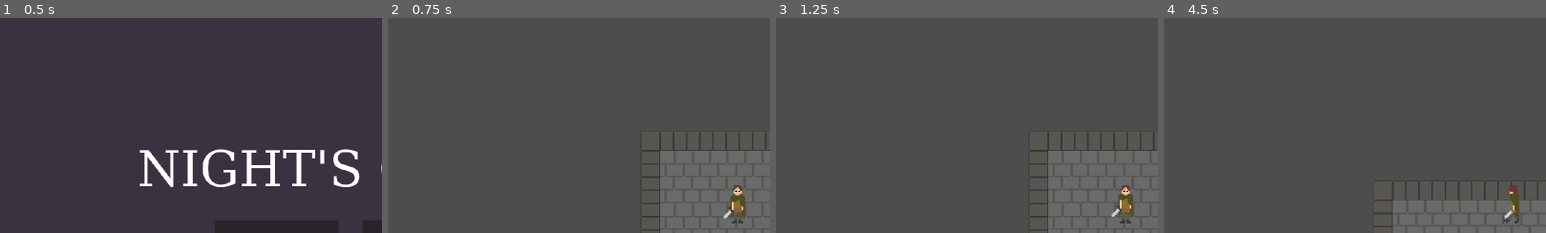
Above: before the commit, frames 1-4 (left to right).
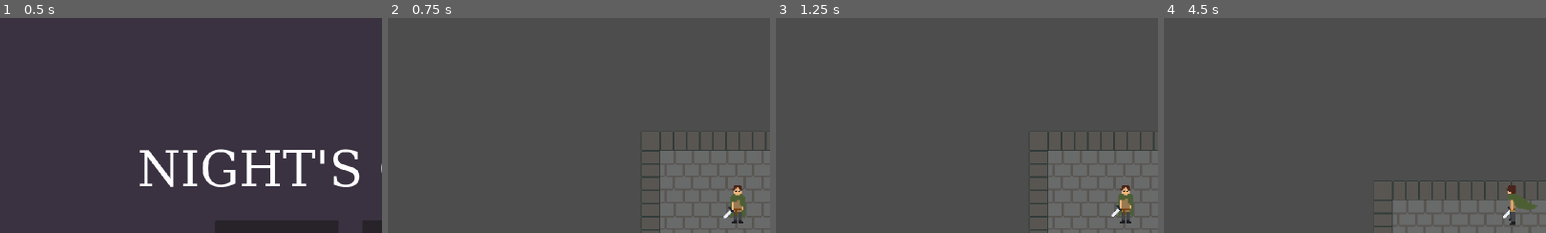
Above: after the commit, the same moments.

Repository: Theodore-Rett/night-quest
Game: Godot game, scene res://Levels/StartScreen.tscn
The game is run twice, just before and just after one commit, with the same random seed, the same clock (stepped at 60 frames per second) and the same inputs.
Inputs:
- Up to frame 1 (0.5 s): no input
- Up to frame 2 (0.75 s): click "NEW GAME" at 0.5 s
- Up to frame 3 (1.25 s): no input
- Up to frame 4 (4.5 s): tap Enter at 1.25, 3.5 s; hold D (ui_right) 1.28-2.03 s; hold S (ui_down) 2.03-2.78 s; tap Space at 2.75 s; hold D (ui_right) 2.78-3.53 s; hold W (ui_up) 3.53-4.28 s; hold A (ui_left) from 4.28 s (still down)
The pictures show only the part of the screen within x 4-54%, y 7-57%; the shares and areas given below are measured in that part.

Frame 1 is identical in both runs. In frame 2, 0.2% of the frame differs, in the area x 88-93%, y 77-96%; in frame 3, 0.3%; in frame 4, 0.6%, in the area x 88-98%, y 77-97%.

Commit message:
updated left/right animations

Diff:
--- a/player.tscn
+++ b/player.tscn
@@ -1,7 +1,7 @@
 [gd_scene load_steps=29 format=3 uid="uid://bxke47p8qi45f"]
 
 [ext_resource type="Script" uid="uid://ell5iko0uq7n" path="res://player.gd" id="1_r7cw0"]
-[ext_resource type="Texture2D" uid="uid://d2lj1bcb011er" path="res://Assets/MCSpriteStage1-Sheet.png" id="2_r7cw0"]
+[ext_resource type="Texture2D" uid="uid://vubcpm616ff6" path="res://Assets/PlayerStage1-Sheet.png" id="2_i3pqv"]
 [ext_resource type="PackedScene" uid="uid://bfcf7wudmwlqh" path="res://GUI/PlayerOverlay.tscn" id="3_dkpq6"]
 
 [sub_resource type="RectangleShape2D" id="RectangleShape2D_dkpq6"]
@@ -36,7 +36,7 @@
 "times": PackedFloat32Array(0, 0.6),
 "transitions": PackedFloat32Array(1, 1),
 "update": 1,
-"values": [4, 5]
+"values": [2, 10]
 }
 
 [sub_resource type="Animation" id="Animation_r7cw0"]
@@ -53,7 +53,7 @@
 "times": PackedFloat32Array(0, 0.6),
 "transitions": PackedFloat32Array(1, 1),
 "update": 1,
-"values": [0, 1]
+"values": [0, 8]
 }
 
 [sub_resource type="Animation" id="Animation_in171"]
@@ -70,7 +70,7 @@
 "times": PackedFloat32Array(0, 0.6),
 "transitions": PackedFloat32Array(1, 1),
 "update": 1,
-"values": [6, 7]
+"values": [9, 1]
 }
 
 [sub_resource type="Animation" id="Animation_rfg37"]
@@ -87,7 +87,7 @@
 "times": PackedFloat32Array(0, 0.6),
 "transitions": PackedFloat32Array(1, 1),
 "update": 1,
-"values": [2, 3]
+"values": [1, 9]
 }
 
 [sub_resource type="Animation" id="Animation_iqihm"]
@@ -104,7 +104,7 @@
 "times": PackedFloat32Array(0, 0.26666668),
 "transitions": PackedFloat32Array(1, 1),
 "update": 1,
-"values": [12, 13]
+"values": [14, 6]
 }
 
 [sub_resource type="Animation" id="Animation_xxtvq"]
@@ -121,39 +121,41 @@
 "times": PackedFloat32Array(0, 0.26666668),
 "transitions": PackedFloat32Array(1, 1),
 "update": 1,
-"values": [8, 9]
+"values": [12, 4]
 }
 
 [sub_resource type="Animation" id="Animation_y8l0h"]
 resource_name = "walk_left"
-loop_mode = 1
-tracks/0/type = "value"
-tracks/0/imported = false
-tracks/0/enabled = true
-tracks/0/path = NodePath("Sprite2D:frame")
-tracks/0/interp = 1
-tracks/0/loop_wrap = true
-tracks/0/keys = {
-"times": PackedFloat32Array(0, 0.5),
-"transitions": PackedFloat32Array(1, 1),
-"update": 1,
-"values": [14, 15]
+length = 0.5
+loop_mode = 1
+tracks/0/type = "value"
+tracks/0/imported = false
+tracks/0/enabled = true
+tracks/0/path = NodePath("Sprite2D:frame")
+tracks/0/interp = 1
+tracks/0/loop_wrap = true
+tracks/0/keys = {
+"times": PackedFloat32Array(0, 0.26666668),
+"transitions": PackedFloat32Array(1, 1),
+"update": 1,
+"values": [7, 15]
 }
 
 [sub_resource type="Animation" id="Animation_abh3m"]
 resource_name = "walk_right"
-loop_mode = 1
-tracks/0/type = "value"
-tracks/0/imported = false
-tracks/0/enabled = true
-tracks/0/path = NodePath("Sprite2D:frame")
-tracks/0/interp = 1
-tracks/0/loop_wrap = true
-tracks/0/keys = {
-"times": PackedFloat32Array(0, 0.5),
-"transitions": PackedFloat32Array(1, 1),
-"update": 1,
-"values": [10, 11]
+length = 0.5
+loop_mode = 1
+tracks/0/type = "value"
+tracks/0/imported = false
+tracks/0/enabled = true
+tracks/0/path = NodePath("Sprite2D:frame")
+tracks/0/interp = 1
+tracks/0/loop_wrap = true
+tracks/0/keys = {
+"times": PackedFloat32Array(0, 0.26666668),
+"transitions": PackedFloat32Array(1, 1),
+"update": 1,
+"values": [5, 13]
 }
 
 [sub_resource type="AnimationLibrary" id="AnimationLibrary_xxtvq"]
@@ -238,7 +240,7 @@
 
 [node name="Sprite2D" type="Sprite2D" parent="."]
 position = Vector2(-1, 0)
-texture = ExtResource("2_r7cw0")
+texture = ExtResource("2_i3pqv")
 hframes = 8
 vframes = 2
 
Binary file removed: Assets/MCSpriteStage1-Sheet.png
Not shown, removed: Assets/MCSpriteStage1-Sheet.png.import
Binary file removed: Assets/MCSpriteStage1.png
Binary file added: Assets/PlayerStage1-Sheet.png
Not shown, changed: Assets/PlayerStage1-Sheet.png.import
Binary file changed: Assets/asprite/PlayerStage1.aseprite
